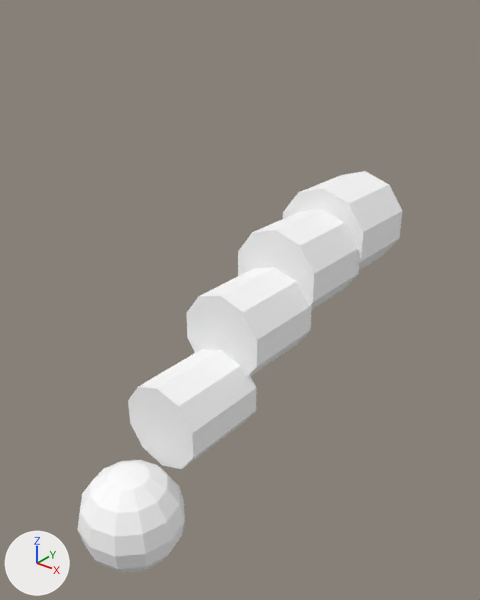
What one commit did to the glTF model public/assets/characters/species/tail_fluffy.glb.
One viewpoint serves both versions: a 50 mm lens placed at (0.301, -0.631, 1.133), pointed at (-0.001, -0.254, 0.899). Every picture has the same lights, and +X, +Y and +Z are marked at lower left. The older version comes first. Where no turn or scale is listed for an object, it has been applied to the vertices. Vertices at exactly the same position are counted once.

The first picture shows 'tail_fluffy'.
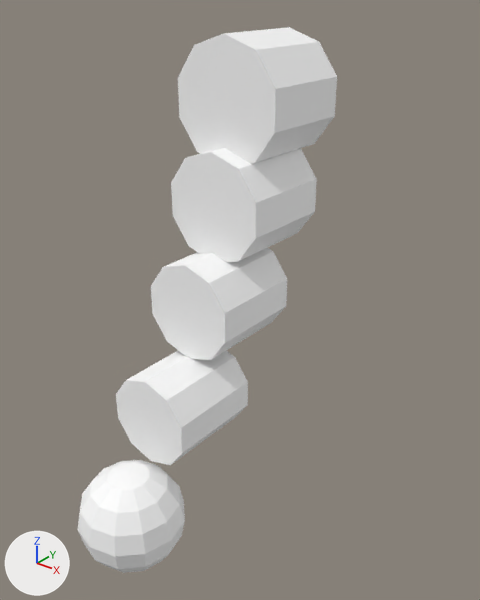
The newer file is also turned or shifted as a whole; pictures and numbers use the older file's frame.

Changed parts and their boxes [x1, y1, x2, y2] in the pictures (480 x 600 px; the box of a moved part takes in the faces that stretch with it):
'tail_fluffy', reshaped (20% narrower, 36% taller)
    before: [78, 171, 402, 573]
    after: [78, 27, 337, 573]
part 1 of me_cylinder, moved or reshaped
    before: [283, 171, 402, 270]
    after: [178, 27, 337, 164]
part 2 of me_cylinder, moved or reshaped
    before: [238, 209, 359, 309]
    after: [171, 148, 317, 262]
part 3 of me_cylinder, moved or reshaped
    before: [186, 267, 312, 377]
    after: [151, 248, 287, 360]
part 4 of me_cylinder, moved or reshaped
    before: [128, 349, 256, 469]
    after: [116, 351, 248, 465]

What changed in the scene script:
```text
Change me_cylinder:
    used by ob_tail_fluffy; location = (0.0, 0.0, 0.0)
    remove me_cylinder.from_pydata(...)  # 166 vertices, 312 faces; spans x -0.043..0.043, y -0.425..-0.062, z 0.729..0.965
    add me_cylinder.from_pydata(...)  # 166 vertices, 312 faces; spans x -0.043..0.043, y -0.425..-0.197, z 0.729..1.1
    me_cylinder part 1: the loose piece of 20 vertices spanning x -0.043..0.043, y -0.137..-0.062, z 0.875..0.965 is moved by (0.0, -0.135, 0.135)
    me_cylinder part 2: the loose piece of 20 vertices spanning x -0.039..0.039, y -0.209..-0.134, z 0.864..0.946 is moved by (0.0, -0.079, 0.079)
    me_cylinder part 3: the loose piece of 20 vertices spanning x -0.036..0.036, y -0.28..-0.205, z 0.837..0.913 is moved by (0.0, -0.037, 0.038)
    me_cylinder part 4: the loose piece of 20 vertices spanning x -0.033..0.033, y -0.351..-0.276, z 0.795..0.865 is moved by (0.0, -0.011, 0.011)
```
